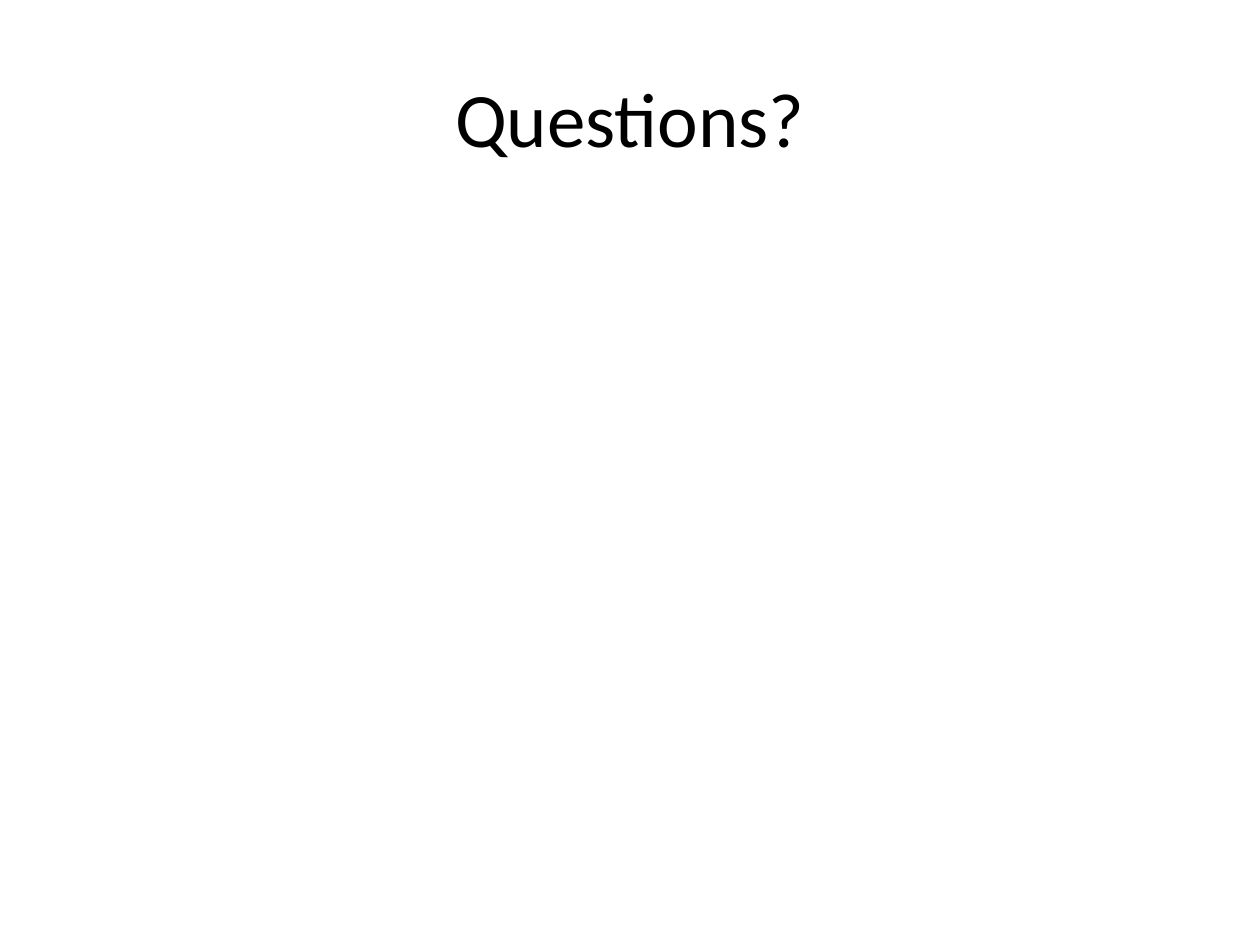
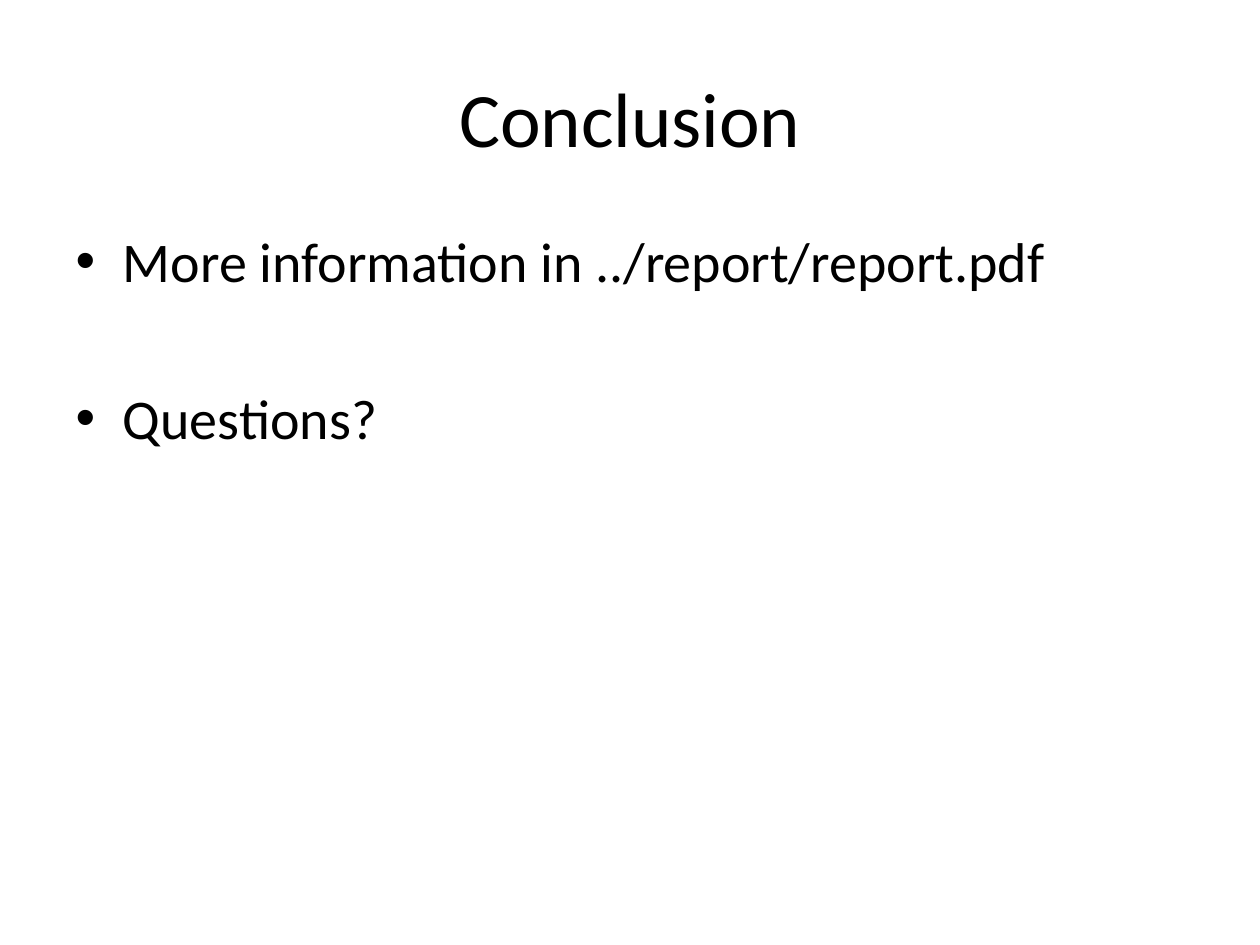
Before and after one commit to applicationskeleton/Skeleton, a slide deck: slide 23 of tutorial/skeleton-tutorial.pptx. Drawn at 1260x945 pixels with LibreOffice and Linux fonts; fonts in the diff are those of the drawing. Boxes give left, top, right and bottom in pixels: in the first picture for what was removed or moved away, otherwise in the second. Text is boxed around its words. In the diff, an @@ line names an element or a change of style, - is before the commit and + after.

```diff
--- a/tutorial/skeleton-tutorial.pptx
+++ b/tutorial/skeleton-tutorial.pptx
@@ title at (459,93,800,148): text changed @@
-Questions?
+Conclusion
@@ text added at (123,243,1044,447), 32 pt, text #000000 @@
+• More information in ../report/report.pdf
+• Questions?
```
Also in this commit, not shown: 6 other slides changed.
